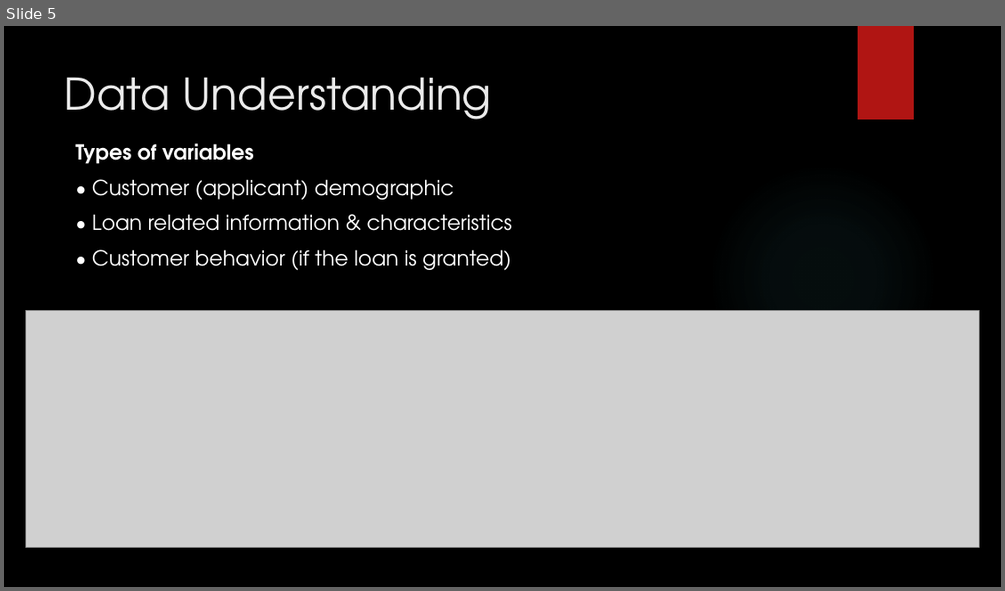
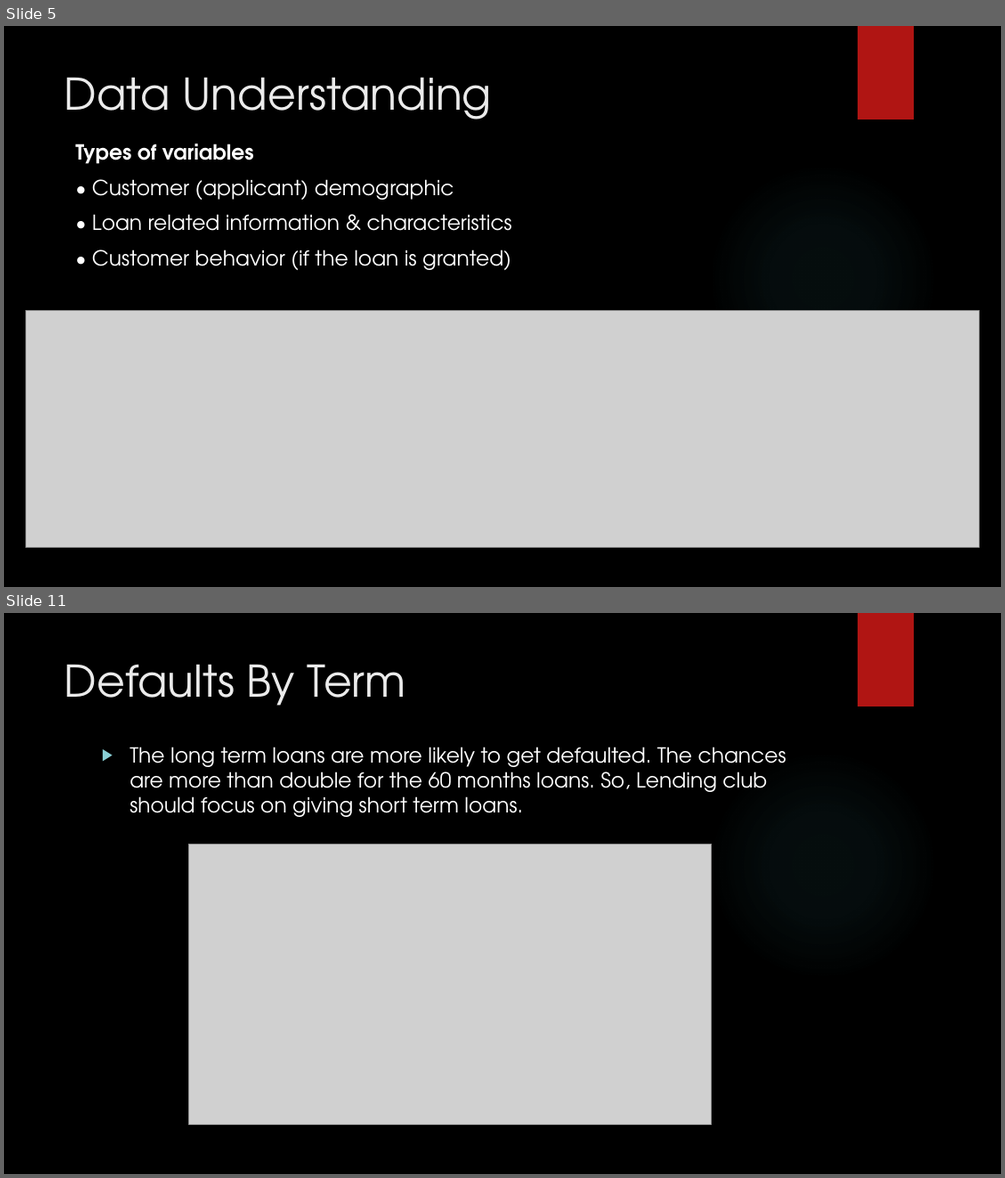
Before and after one commit to subhabrata-ghosh-1988/lending_club_case_study, a slide deck: Subhabrata_Ghosh_Lending_Club_Case_Study.pptx. Shown one above the other, each under a label of ours: slide 5 before the commit, slides 5 and 11 after it; the slides between them are not shown. The pictures are 1005x591 and 1005x1178 pixels, drawn with LibreOffice and Linux fonts; fonts in the diff are those of the drawing; grey boxes stand for pictures; background and template pictures are left out. Boxes give left, top, right and bottom in pixels: in the first picture for what was removed or moved away, otherwise in the second. Text is boxed around its words. In the diff, an @@ line names an element or a change of style, - is before the commit and + after.

```diff
--- a/Subhabrata_Ghosh_Lending_Club_Case_Study.pptx
+++ b/Subhabrata_Ghosh_Lending_Club_Case_Study.pptx
@@ slide 11 added at [4, 613, 1001, 1174], background picture (left out); not listed: 2 template elements that a slide beside it also shows @@
@@ title added at [65, 664, 406, 706], 42 pt, text #EBEBEB @@
+Defaults By Term
@@ text added at [129, 747, 786, 817], 20 pt, text #FFFFFF @@
+▶ The long term loans are more likely to get defaulted. The chances are more than double for the 60 months loans. So, Lending club should focus on giving short term loans.
@@ picture added at [189, 844, 712, 1124] @@
```
Also in this commit, not shown: 18 other slides added, 2 other files.
